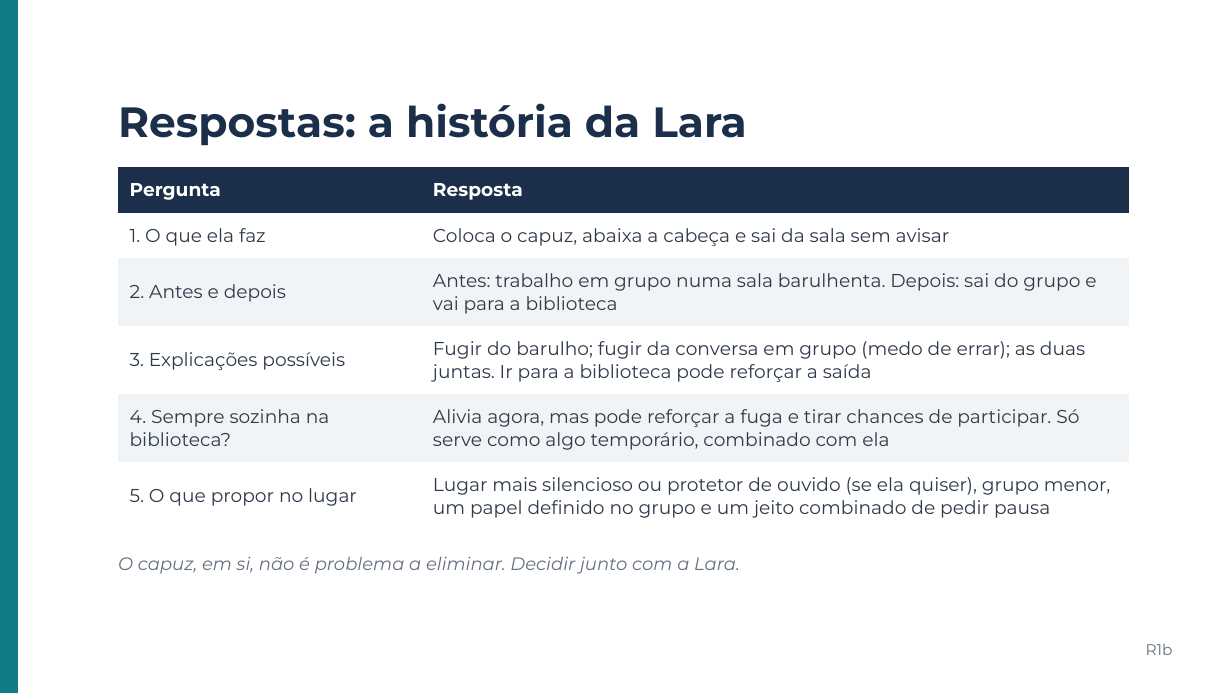
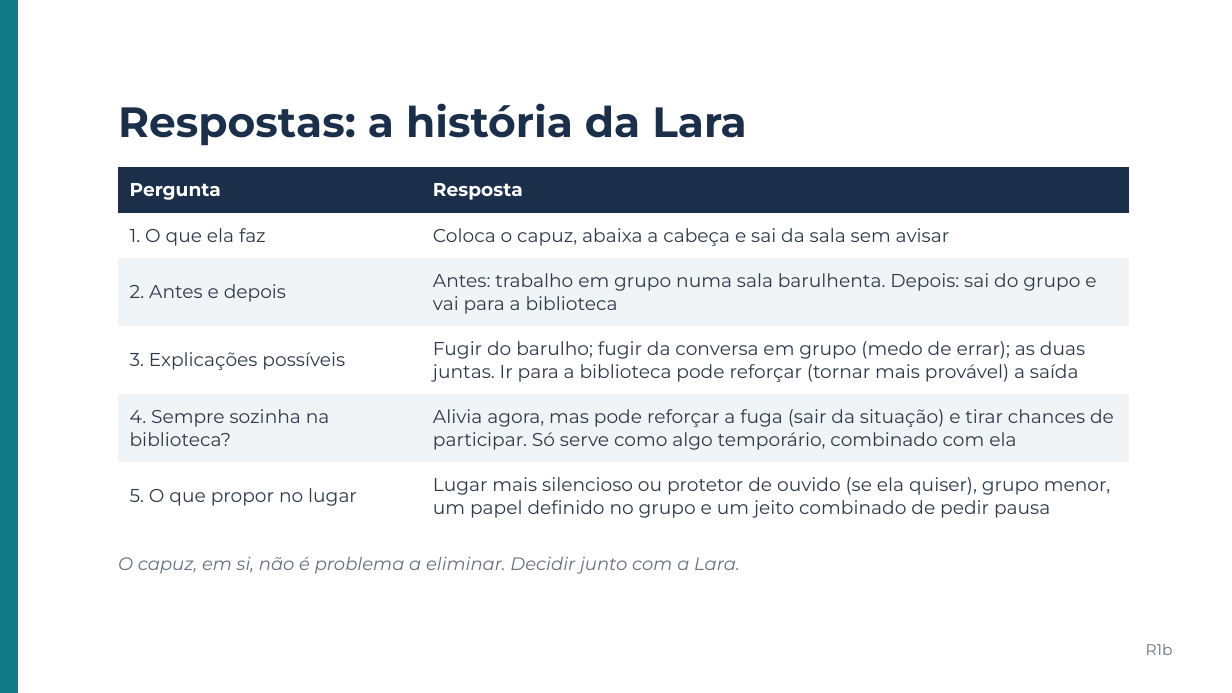
Before and after one commit to betinabinatti/CORE_WORKSHOP_ABA_TEA.md, a slide deck: slide 53 of workshop-aba-tea-lacc/apresentacao/Apresentacao_Workshop_ABA_TEA.pptx (slide 54 before the commit). Drawn at 1232x693 pixels with LibreOffice and Linux fonts; fonts in the diff are those of the drawing. Boxes give left, top, right and bottom in pixels: in the first picture for what was removed or moved away, otherwise in the second. Text is boxed around its words. In the diff, an @@ line names an element or a change of style, - is before the commit and + after.

```diff
--- a/workshop-aba-tea-lacc/apresentacao/Apresentacao_Workshop_ABA_TEA.pptx
+++ b/workshop-aba-tea-lacc/apresentacao/Apresentacao_Workshop_ABA_TEA.pptx
@@ table at [118,167,1129,531] @@
-row 4, column 2: Fugir do barulho; fugir da conversa em grupo (medo de errar); as duas juntas. Ir para a biblioteca pode reforçar a saída
+row 4, column 2: Fugir do barulho; fugir da conversa em grupo (medo de errar); as duas juntas. Ir para a biblioteca pode reforçar (tornar mais provável) a saída
-row 5, column 2: Alivia agora, mas pode reforçar a fuga e tirar chances de participar. Só serve como algo temporário, combinado com ela
+row 5, column 2: Alivia agora, mas pode reforçar a fuga (sair da situação) e tirar chances de participar. Só serve como algo temporário, combinado com ela
```
Also in this commit, not shown: 26 other slides changed, 1 slide added, 2 slides removed, 40 other files.
